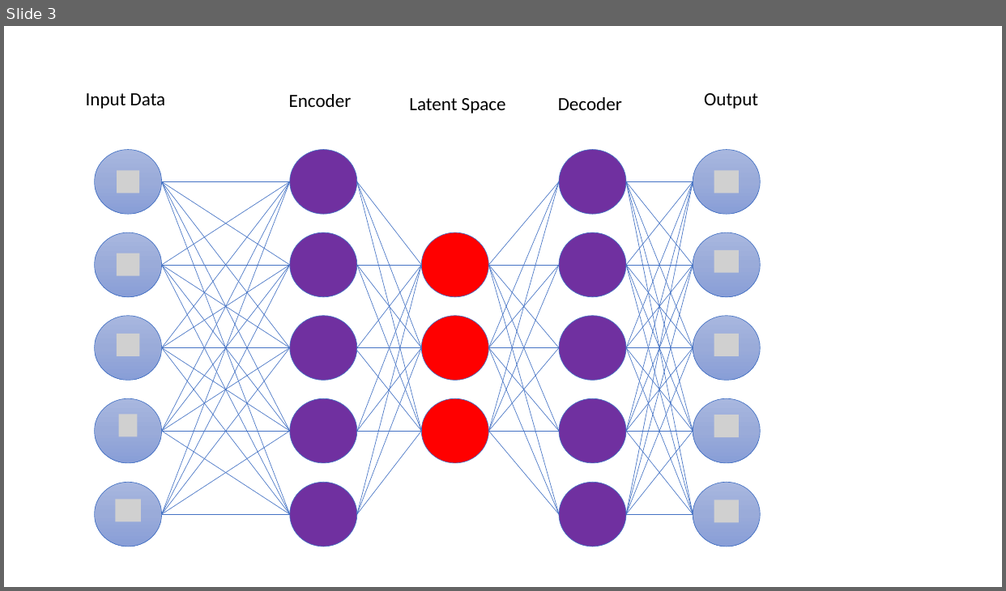
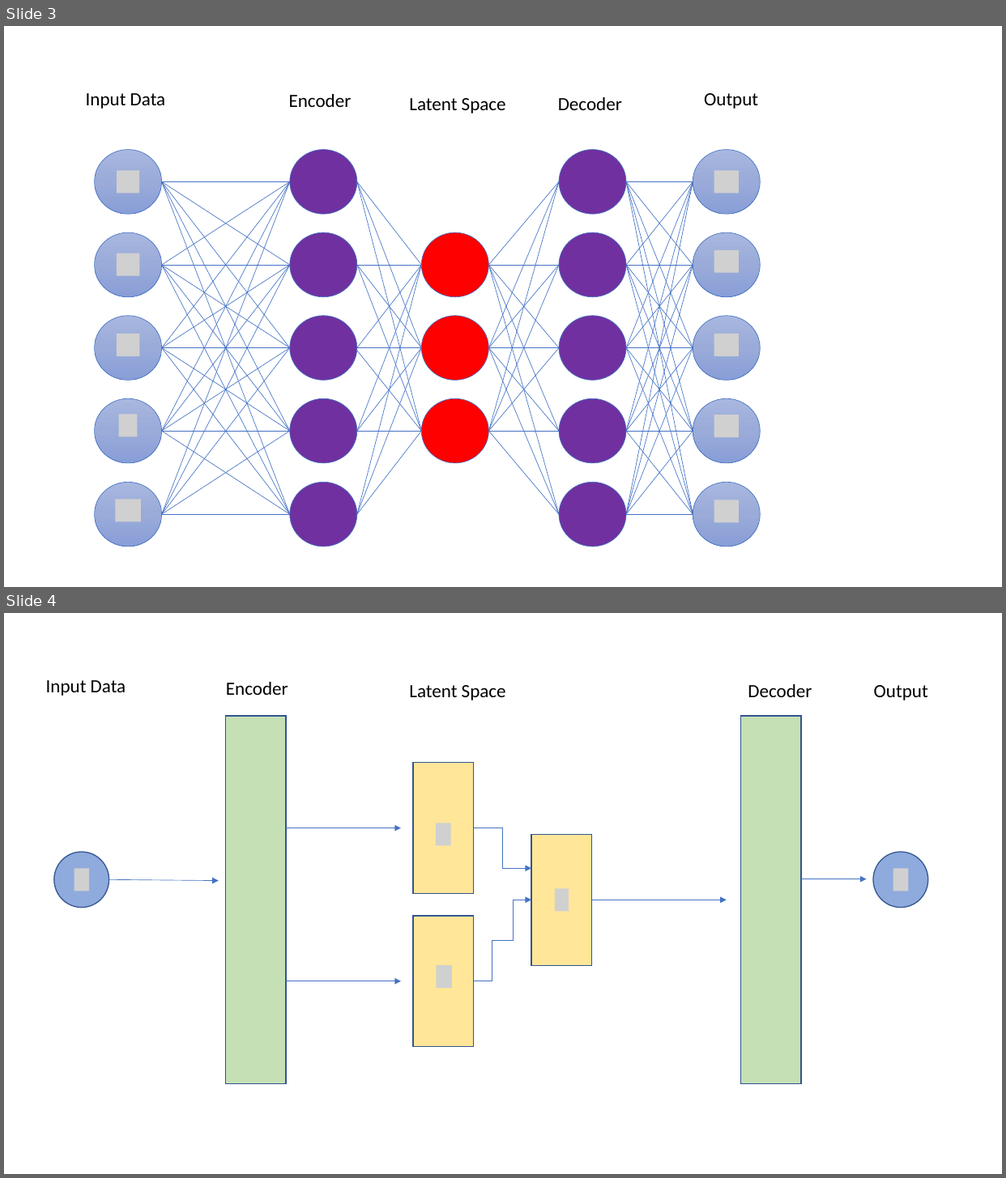
Before and after one commit to hagabbar/The-Thesis, a slide deck: figures/Neural_network_diagrams.pptx. Shown one above the other, each under a label of ours: slide 3 before the commit, slides 3 and 4 after it. The pictures are 1006x591 and 1006x1178 pixels, drawn with LibreOffice and Linux fonts; fonts in the diff are those of the drawing; grey boxes stand for pictures. Boxes give left, top, right and bottom in pixels: in the first picture for what was removed or moved away, otherwise in the second. Text is boxed around its words. In the diff, an @@ line names an element or a change of style, - is before the commit and + after.

```diff
--- a/figures/Neural_network_diagrams.pptx
+++ b/figures/Neural_network_diagrams.pptx
@@ slide 4 added at (4, 613, 1002, 1174), background #FFFFFF @@
@@ text added at (46, 680, 126, 696), 18 pt, text #000000 @@
+Input Data
@@ text added at (226, 682, 288, 695), 18 pt, text #000000 @@
+Encoder
@@ text added at (409, 685, 506, 700), 18 pt, text #000000 @@
+Latent Space
@@ text added at (748, 684, 812, 697), 18 pt, text #000000 @@
+Decoder
@@ text added at (874, 685, 928, 700), 18 pt, text #000000 @@
+Output
@@ rectangle added at (225, 716, 286, 1084), fill #C5E0B4, outline #325491 1 pt @@
@@ rectangle added at (741, 716, 802, 1084), fill #C5E0B4, outline #325491 1 pt @@
@@ rectangle added at (413, 763, 473, 894), fill #FFE699, outline #325491 1 pt @@
@@ arrow added from (286, 828) to (401, 828), #4472C4 0.5 pt @@
@@ picture added at (436, 824, 451, 845) @@
@@ elbow arrow added from (473, 828) to (532, 868), #4472C4 0.5 pt @@
@@ ellipse added at (54, 852, 108, 907), fill #8FAADC, outline #325491 1 pt @@
@@ rectangle added at (532, 835, 592, 965), fill #FFE699, outline #325491 1 pt @@
@@ ellipse added at (873, 852, 928, 907), fill #8FAADC, outline #325491 1 pt @@
@@ picture added at (74, 868, 89, 891) @@
@@ arrow added from (108, 879) to (219, 881), #4472C4 0.5 pt @@
@@ arrow added from (801, 879) to (867, 879), #4472C4 0.5 pt @@
@@ picture added at (893, 868, 908, 891) @@
@@ elbow arrow added from (473, 982) to (532, 900), #4472C4 0.5 pt @@
@@ picture added at (555, 888, 569, 911) @@
@@ arrow added from (592, 900) to (727, 900), #4472C4 0.5 pt @@
@@ rectangle added at (413, 916, 473, 1047), fill #FFE699, outline #325491 1 pt @@
@@ picture added at (436, 965, 452, 988) @@
@@ arrow added from (286, 982) to (401, 982), #4472C4 0.5 pt @@
```
Also in this commit, not shown: 1 other slide added, 1 slide removed, 3 other files.
